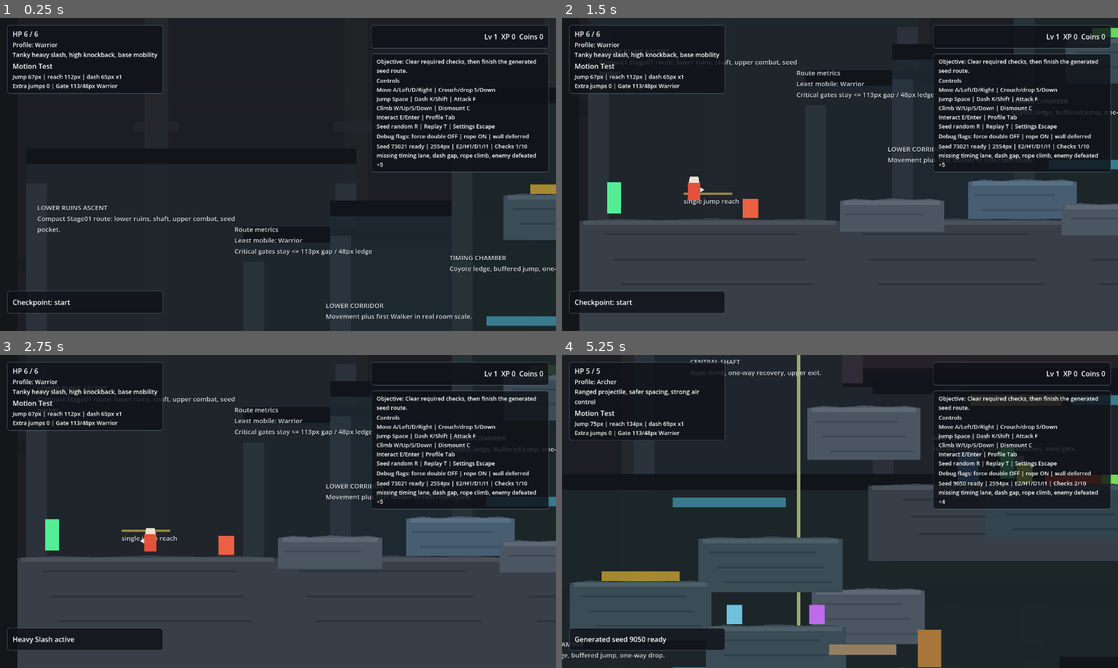
Above: before the commit, frames 1-4 (two rows, left to right).
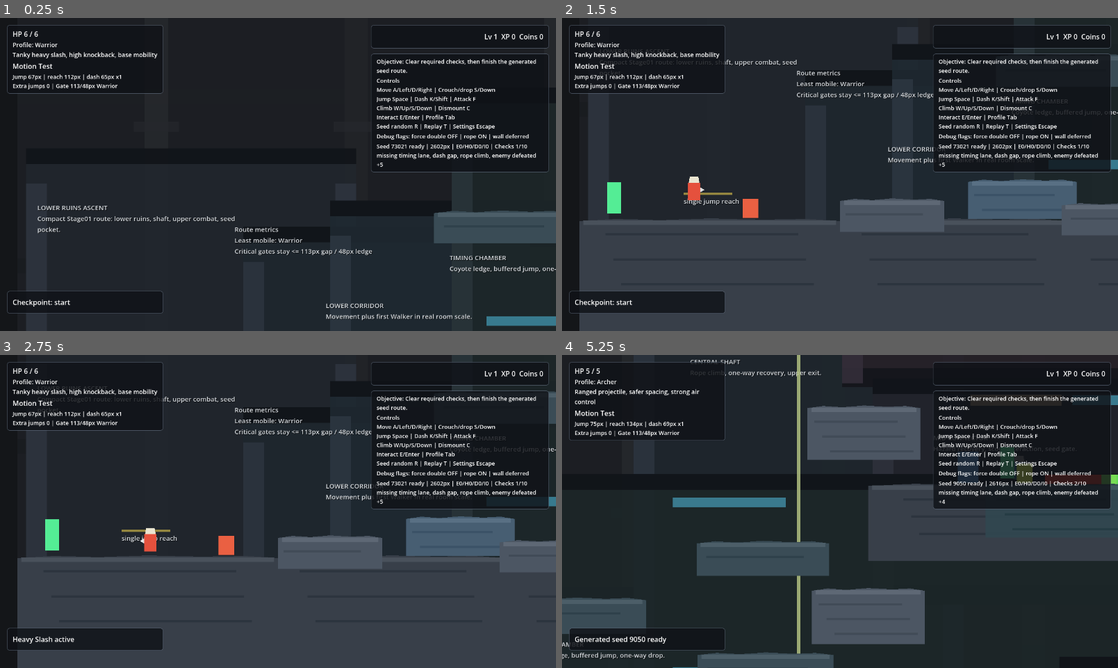
Above: after the commit, the same moments.

Repository: simpleusername96/cardborne-platformer
Game: Godot game, scene res://scenes/main/Main.tscn
The game is run twice, just before and just after one commit, with the same random seed, the same clock (stepped at 60 frames per second) and the same inputs.
Inputs (mouse positions are in pixels of both pictures, inside the frame that each line leads up to):
- Up to frame 1 (0.25 s): no input
- Up to frame 2 (1.5 s): tap Enter at 0.5 s; move the mouse to (962, 158) at 0.52 s; hold E (interact) 0.53-1.28 s; hold D (move_right) from 0.53 s (still down); click (962, 158) at 0.67 s; tap Space (jump) at 0.77, 0.8, 1.07, 1.35 s; move the mouse to (728, 190) at 1.27 s
- Up to frame 3 (2.75 s): tap Space (jump) at 1.52, 1.82, 2.3 s; tap E (interact) at 1.55 s; move the mouse to (333, 442) at 2.02 s; release D (move_right) at 2.03 s; hold A (move_left) from 2.03 s (still down); tap F (attack) at 2.1 s
- Up to frame 4 (5.25 s): move the mouse to (812, 574) at 2.77 s; release A (move_left) at 2.78 s; hold D (move_right) 2.78-4.28 s; tap K (dash) at 2.85 s; click (812, 574) at 2.92 s; tap Space (jump) at 3.02, 3.32, 3.77, 3.8, 4.07, 4.52, 4.82 s; tap E (interact) at 3.05, 4.55 s; move the mouse to (1006, 558) at 3.52 s; hold E (interact) 3.53-4.28 s; move the mouse to (673, 464) at 4.27 s; hold A (move_left) 4.28-5.03 s; tap Tab (open_build_panel) at 4.35 s; move the mouse to (867, 511) at 5.02 s; hold D (move_right) from 5.03 s (still down); hold R (regenerate_landscape) from 5.03 s (still down); click (867, 511) at 5.17 s

The runs differ from the first frame. In frame 1, 2.0% of the frame differs, in the area x 78-100%, y 40-72%; in frame 2, 0.4%; in frame 3, 0.2%; in frame 4, 8.1%, in the area x 0-88%, y 40-100%.

Commit message:
Fix generated rock route clearance

Diff:
--- a/scripts/stages/MotionTestStage.gd
+++ b/scripts/stages/MotionTestStage.gd
@@ -13,6 +13,8 @@
 const PLAYER_FOOT_OFFSET := 10.0
 const MIN_GENERATED_LANDING_WIDTH := 220.0
 const MIN_GENERATED_ROUTE_DISTANCE := VIEWPORT_WIDTH * 1.5
+const MIN_GENERATED_BODY_GAP := 40.0
+const MIN_GENERATED_HEADROOM := 72.0
 const GENERATED_GAP_TOLERANCE := 28.0
 const GENERATED_STITCH_OVERLAP := 18.0
 const REQUIRED_VALIDATIONS := [
@@ -306,12 +308,11 @@
 	var route_limits: Dictionary = metrics.get("route_limits", {})
 
 	var segments: Array[Dictionary] = [
-		{"id": "jump", "center": Vector2(1600.0, 1340.0), "width": 320.0, "jitter": Vector2(12.0, 6.0)},
-		{"id": "hazard", "center": Vector2(1300.0, 1440.0), "width": 320.0, "jitter": Vector2(12.0, 6.0)},
-		{"id": "combat", "center": Vector2(1600.0, 1540.0), "width": 340.0, "jitter": Vector2(12.0, 6.0)},
-		{"id": "destructible", "center": Vector2(1900.0, 1640.0), "width": 340.0, "jitter": Vector2(12.0, 8.0)},
-		{"id": "interaction", "center": Vector2(2200.0, 1740.0), "width": 340.0, "jitter": Vector2(12.0, 8.0)},
-		{"id": "exit_prep", "center": Vector2(2480.0, 1810.0), "width": 340.0, "jitter": Vector2(10.0, 4.0)},
+		{"id": "jump", "center": Vector2(1580.0, 1350.0), "width": 300.0, "jitter": Vector2(6.0, 5.0), "width_jitter": 10.0, "fill_depth": 82.0, "fill_jitter": 6.0},
+		{"id": "drop", "center": Vector2(1150.0, 1480.0), "width": 320.0, "jitter": Vector2(6.0, 5.0), "width_jitter": 10.0, "fill_depth": 82.0, "fill_jitter": 6.0},
+		{"id": "turnback", "center": Vector2(1580.0, 1605.0), "width": 320.0, "jitter": Vector2(6.0, 5.0), "width_jitter": 10.0, "fill_depth": 82.0, "fill_jitter": 6.0},
+		{"id": "descent", "center": Vector2(1960.0, 1730.0), "width": 320.0, "jitter": Vector2(6.0, 5.0), "width_jitter": 10.0, "fill_depth": 82.0, "fill_jitter": 6.0},
+		{"id": "exit_prep", "center": Vector2(2300.0, 1810.0), "width": 220.0, "jitter": Vector2(2.0, 3.0), "width_jitter": 0.0, "fill_depth": 44.0, "fill_jitter": 2.0},
 	]
 	var segment_log: Array[String] = []
 	var enemy_count := 0
@@ -332,39 +333,22 @@
 		var anchor: Vector2 = segment.get("center", start_center)
 		var jitter: Vector2 = segment.get("jitter", Vector2.ZERO)
 		var center := anchor + Vector2(_rng.randf_range(-jitter.x, jitter.x), _rng.randf_range(-jitter.y, jitter.y))
-		var width := float(segment.get("width", 320.0)) + _rng.randf_range(-22.0, 22.0)
+		var width_jitter := float(segment.get("width_jitter", 22.0))
+		var width := float(segment.get("width", 320.0)) + _rng.randf_range(-width_jitter, width_jitter)
 		var platform_size := Vector2(width, 36.0)
-		var platform_top := center.y - platform_size.y * 0.5
+		var fill_jitter := float(segment.get("fill_jitter", 0.0))
+		var fill_depth := float(segment.get("fill_depth", 82.0)) + _rng.randf_range(-fill_jitter, fill_jitter)
 		var surface_id := "Generated_%s_%d" % [segment_id, segment_log.size()]
 		route_distance += previous_center.distance_to(center)
 		previous_center = center
 
-		_add_terrain_mass(generated_root, surface_id, center, platform_size, 124.0 + _rng.randf_range(-16.0, 28.0), Color(0.23, 0.30, 0.34, 1.0), false, segment_id)
+		_add_terrain_mass(generated_root, surface_id, center, platform_size, fill_depth, Color(0.23, 0.30, 0.34, 1.0), false, segment_id)
 		segment_log.append(segment_id)
 		route_surface_ids.append(surface_id)
 
-		if segment_id == "hazard":
-			_add_timed_poison_vent(generated_root, "GeneratedPoisonVent", Vector2(center.x, platform_top - 8.0), Vector2(minf(180.0, width - 80.0), 22.0))
-			hazard_count += 1
-		elif segment_id == "combat":
-			_add_sentry_turret(generated_root, "GeneratedTurret", Vector2(center.x - 95.0, platform_top))
-			_add_leaper(generated_root, "GeneratedLeaper", Vector2(center.x + 95.0, platform_top))
-			enemy_count += 2
-		elif segment_id == "destructible":
-			_add_destructible(generated_root, "GeneratedBreakable", Vector2(center.x + width * 0.18, platform_top), 2)
-			_add_crumbling_platform(generated_root, "GeneratedCrumblingStep", center + Vector2(-width * 0.25, -58.0), Vector2(155.0, 24.0))
-			destructible_count += 1
-		elif segment_id == "interaction":
-			_add_npc(generated_root, "GeneratedNPC", Vector2(center.x, platform_top), "Generated NPC: seed interaction checked")
-			interactable_count += 1
-
-	var exit_bridge_center := Vector2(2300.0, 1828.0)
-	var exit_center := Vector2(2480.0, GROUND_Y)
-	route_distance += previous_center.distance_to(exit_bridge_center)
-	route_distance += exit_bridge_center.distance_to(exit_center)
-	_add_terrain_mass(generated_root, "GeneratedExitBridge", exit_bridge_center, Vector2(360.0, 40.0), 170.0, Color(0.19, 0.28, 0.31, 1.0), false, "exit_bridge")
-	_add_terrain_mass(generated_root, "GeneratedExitPlatform", exit_center, Vector2(320.0, 40.0), 260.0, Color(0.19, 0.28, 0.31, 1.0), true, "exit")
-	route_surface_ids.append("GeneratedExitBridge")
+	var exit_center := Vector2(2570.0, GROUND_Y)
+	route_distance += previous_center.distance_to(exit_center)
+	_add_terrain_mass(generated_root, "GeneratedExitPlatform", exit_center, Vector2(220.0, 40.0), 260.0, Color(0.19, 0.28, 0.31, 1.0), true, "exit")
 	route_surface_ids.append("GeneratedExitPlatform")
 	_add_exit(generated_root, Vector2(exit_center.x + 50.0, GROUND_TOP), "Clear generated seed")
 
@@ -639,6 +623,7 @@
 		"surface_count": true,
 		"landing_width": true,
 		"link_gaps": true,
+		"body_clearance": true,
 		"duplicate_surfaces": true,
 		"support_contract": true,
 	}
@@ -672,12 +657,19 @@
 		var next_bounds: Rect2 = next.get("collision_bounds", Rect2())
 		var horizontal_gap := maxf(0.0, maxf(next_bounds.position.x - current_bounds.end.x, current_bounds.position.x - next_bounds.end.x))
 		var step_up := float(current.get("top", 0.0)) - float(next.get("top", 0.0))
+		var visual_overlap_x := _horizontal_overlap(current.get("visual_bounds", Rect2()), next.get("visual_bounds", Rect2()))
 		if horizontal_gap > max_gap:
 			checks["link_gaps"] = false
 			failures.append("%s to %s gap %.0fpx exceeds %.0fpx" % [str(current.get("id", "surface")), str(next.get("id", "surface")), horizontal_gap, max_gap])
+		if horizontal_gap > 0.0 and horizontal_gap < MIN_GENERATED_BODY_GAP:
+			checks["body_clearance"] = false
+			failures.append("%s to %s body gap %.0fpx is under %.0fpx" % [str(current.get("id", "surface")), str(next.get("id", "surface")), horizontal_gap, MIN_GENERATED_BODY_GAP])
 		if step_up > max_step_up:
 			checks["link_gaps"] = false
 			failures.append("%s to %s step-up %.0fpx exceeds %.0fpx" % [str(current.get("id", "surface")), str(next.get("id", "surface")), step_up, max_step_up])
+		if visual_overlap_x > GENERATED_STITCH_OVERLAP and _vertical_headroom(current, next) < MIN_GENERATED_HEADROOM:
+			checks["body_clearance"] = false
+			failures.append("%s to %s visual clearance is under %.0fpx" % [str(current.get("id", "surface")), str(next.get("id", "surface")), MIN_GENERATED_HEADROOM])
 
 	_validate_duplicate_generated_supports(checks, failures)
 
@@ -686,6 +678,20 @@
 		"failure_reason": "" if failures.is_empty() else "; ".join(failures),
 		"checks": checks,
 	}
+
+
+func _horizontal_overlap(left: Rect2, right: Rect2) -> float:
+	return minf(left.end.x, right.end.x) - maxf(left.position.x, right.position.x)
+
+
+func _vertical_headroom(current: Dictionary, next: Dictionary) -> float:
+	var current_visual: Rect2 = current.get("visual_bounds", Rect2())
+	var next_visual: Rect2 = next.get("visual_bounds", Rect2())
+	var current_top := float(current.get("top", 0.0))
+	var next_top := float(next.get("top", 0.0))
+	if current_top <= next_top:
+		return next_top - current_visual.end.y
+	return current_top - next_visual.end.y
 
 
 func _validate_duplicate_generated_supports(checks: Dictionary, failures: PackedStringArray) -> void:
